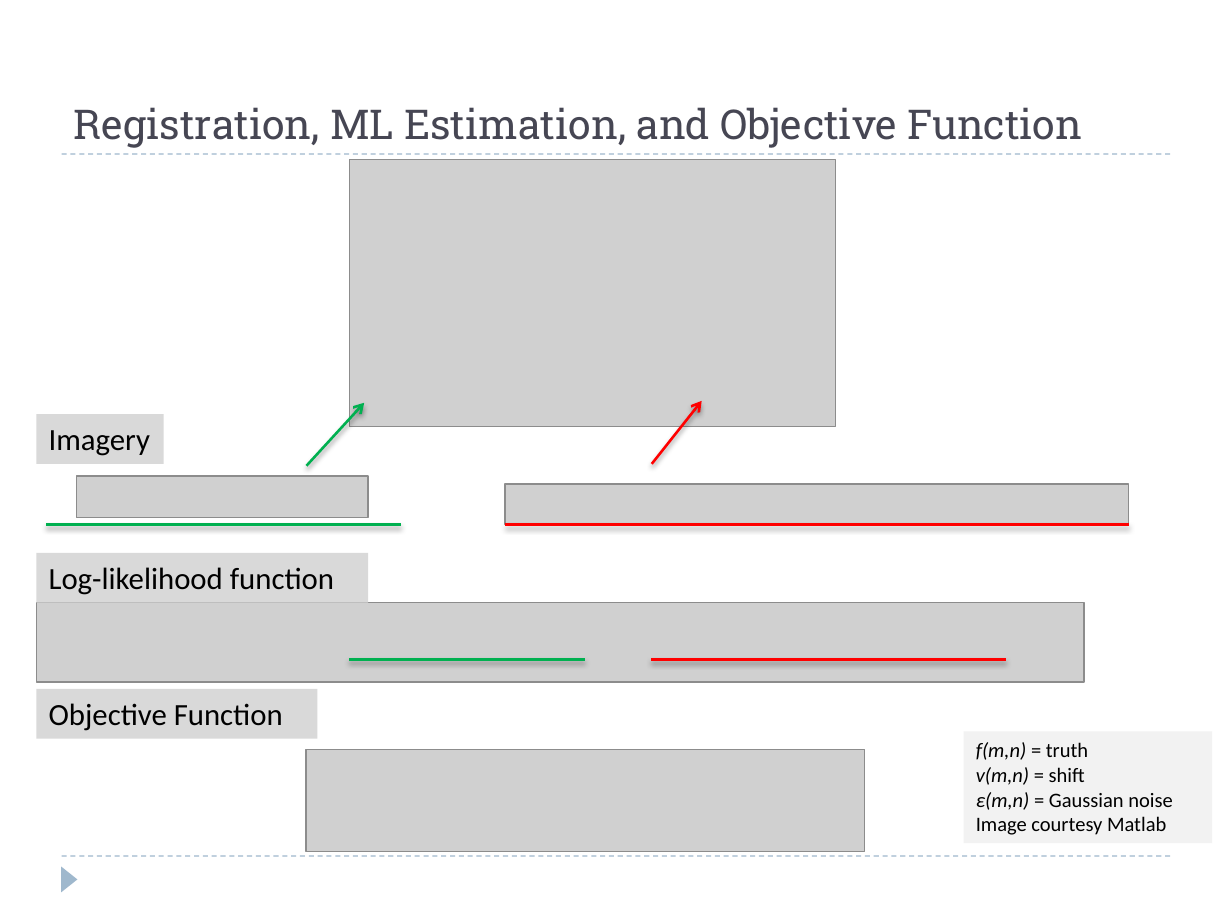
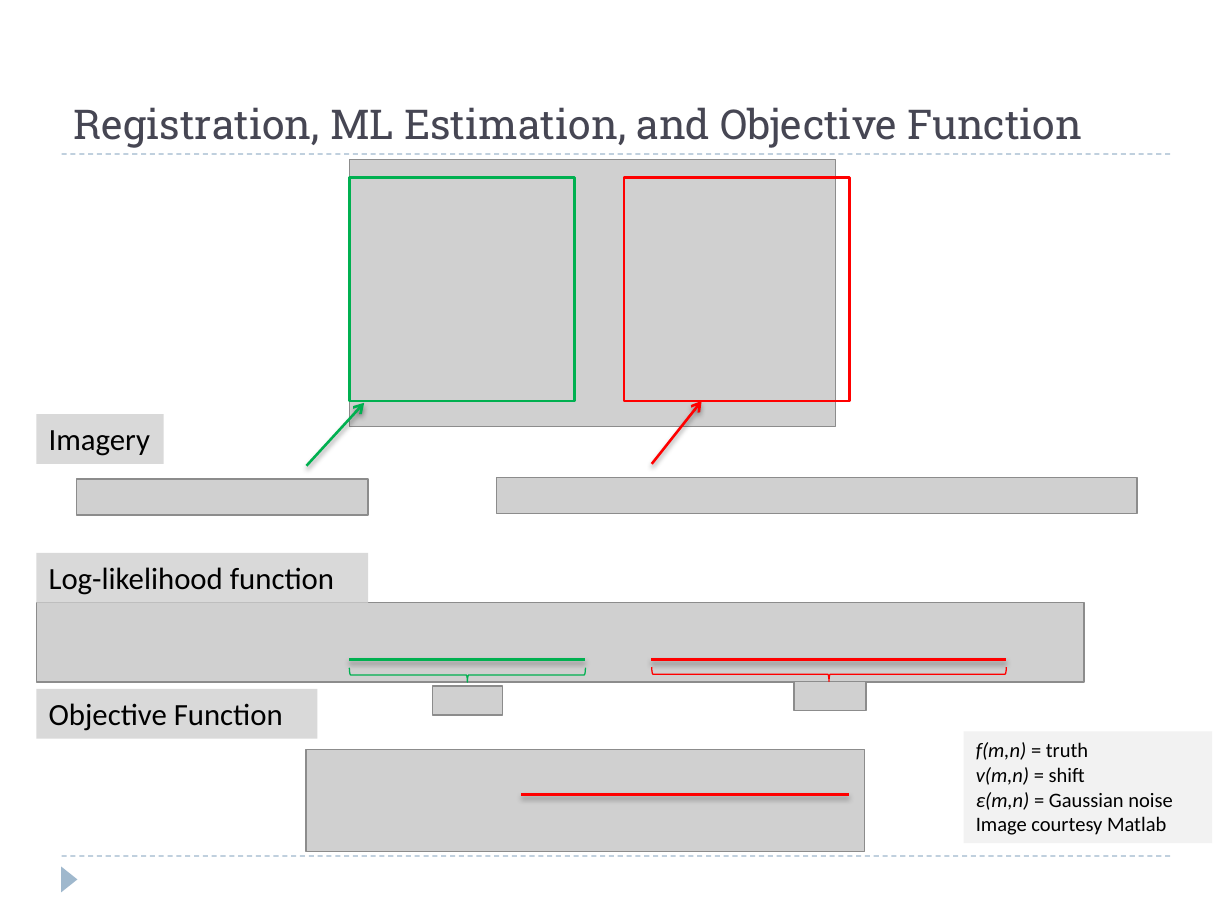
Before and after one commit to josh-gleason/CS679, a slide deck: slide 10 of Presentation/CS679Presentation2.pptx. Drawn at 1232x924 pixels with LibreOffice and Linux fonts; fonts in the diff are those of the drawing; grey boxes stand for pictures. Boxes give left, top, right and bottom in pixels: in the first picture for what was removed or moved away, otherwise in the second. Text is boxed around its words. In the diff, an @@ line names an element or a change of style, - is before the commit and + after.

```diff
--- a/Presentation/CS679Presentation2.pptx
+++ b/Presentation/CS679Presentation2.pptx
@@ rectangle added at (x1=350, y1=177, x2=575, y2=400), outline #00B050 1.5 pt @@
@@ rectangle added at (x1=625, y1=177, x2=850, y2=400), outline #FF0000 1.5 pt @@
@@ picture resized from (x1=505, y1=484, x2=1129, y2=525) to (x1=496, y1=477, x2=1137, y2=514) @@
@@ line removed from (46, 525) to (402, 525) @@
@@ line removed from (505, 525) to (1129, 525) @@
@@ left brace added at (x1=350, y1=668, x2=586, y2=683), outline #00B050 0.75 pt @@
@@ picture added at (x1=432, y1=686, x2=503, y2=716) @@
@@ left brace added at (x1=652, y1=667, x2=1007, y2=681), outline #FF0000 0.75 pt @@
@@ picture added at (x1=795, y1=681, x2=866, y2=711) @@
@@ line added from (521, 795) to (849, 795), #FF0000 1.5 pt @@
```
Also in this commit, not shown: 2 other slides changed.
